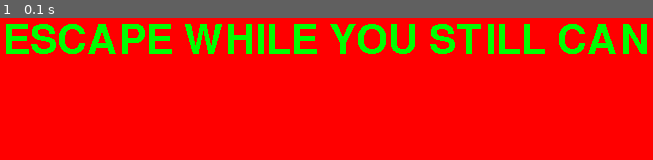
Above: before the commit, frame 1.
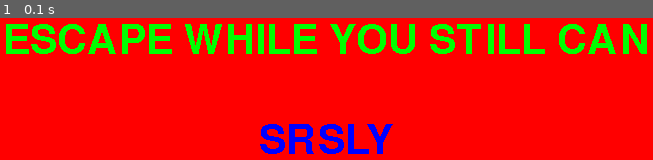
Above: after the commit, the same moment.

Repository: DiabloSerpent/testPygame
Game: pygame game, started from main.py
Same seed, same stepped clock (60 frames per second), same inputs: the game is played once before the commit and once after it.
Inputs:
- Up to frame 1 (0.1 s): no input

The runs differ from the first frame. In frame 1, 2.0% of the frame differs, in the area x 39-61%, y 74-96%.

Commit message:
Added:  - FPS  - A second message  - Ability to quit the program from the window    (the x button)

Diff:
--- a/main.py
+++ b/main.py
@@ -5,6 +5,8 @@
 
 screen = pygame.display.set_mode((800, 600))
 bounds = pygame.Rect(0, 0, 800, 600)
+ticker = pygame.time.Clock()
+running = True
 
 screen.fill((255, 0, 0))
 
@@ -15,11 +17,24 @@
 esc_image = esc.render(esc_msg, 0, (0, 255, 0), (255, 0, 0))
 
 screen.blit(esc_image, esc_rect)
+
+srsly = pygame.font.Font(None, 60)
+srsly_msg = "SRSLY"
+srsly_rect = pygame.Rect((0, 0), srsly.size(srsly_msg))
+srsly_rect.center = bounds.center
+srsly_rect.move_ip(0, 100)
+srsly_image = esc.render(srsly_msg, 0, (0, 0, 255), (255, 0, 0))
+
+screen.blit(srsly_image, srsly_rect)
+
 pygame.display.flip()
 
 
-while True:
-    pygame.event.pump()
-    keys = pygame.key.get_pressed()
-    if keys[pgv.K_ESCAPE]:
-        break
+while running:
+    for ev in pygame.event.get():
+        if ev.type == pgv.KEYDOWN:
+            if ev.key == pgv.K_ESCAPE:
+                running = False
+        elif ev.type == pgv.QUIT:
+            running = False
+    ticker.tick(60)
